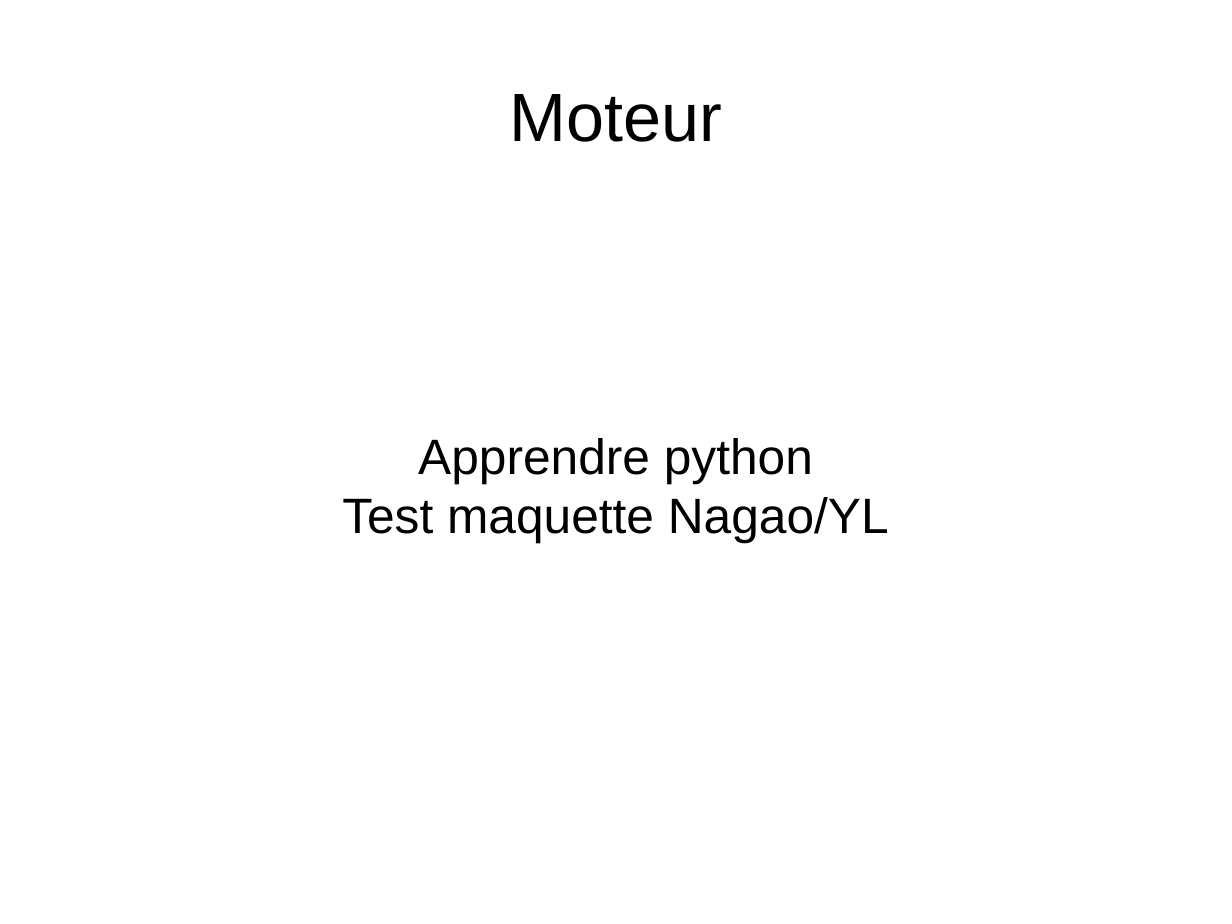
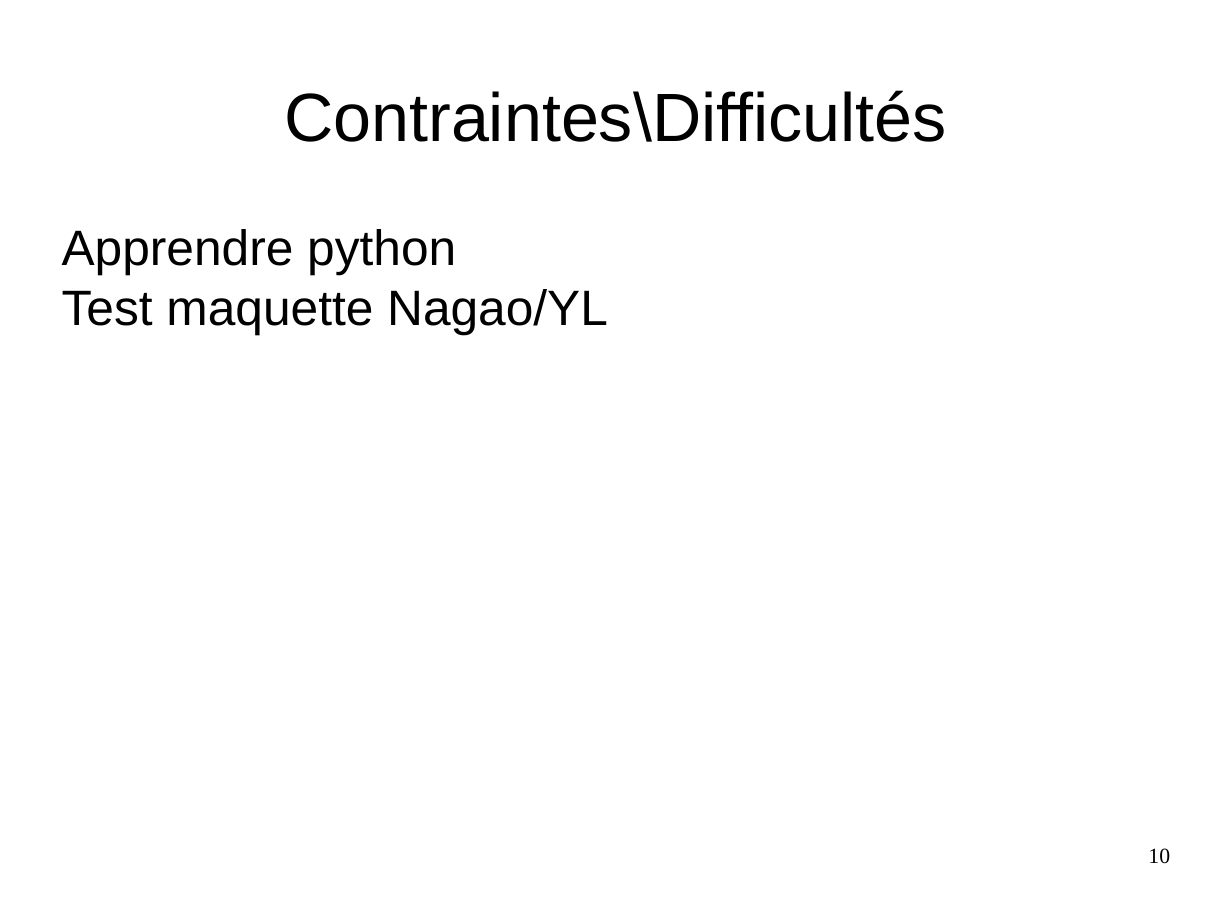
Before and after one commit to Sle3pingForest/StageL3, a slide deck: slide 10 of RapportAndre/pres.odp (slide 1 before the commit). Drawn at 1232x924 pixels with LibreOffice and Linux fonts; fonts in the diff are those of the drawing. Boxes give left, top, right and bottom in pixels: in the first picture for what was removed or moved away, otherwise in the second. Text is boxed around its words. In the diff, an @@ line names an element or a change of style, - is before the commit and + after.

```diff
--- a/RapportAndre/pres.odp
+++ b/RapportAndre/pres.odp
@@ title at box(284, 90, 946, 142): text changed @@
-Moteur
+Contraintes\Difficultés
@@ subtitle "Apprendre python" at box(62, 229, 608, 335): alignment centre to left; vertical alignment middle to top @@
@@ page number added at box(1148, 848, 1170, 864), 14 pt, text #000000 @@
+10
```
Also in this commit, not shown: 4 other slides changed, 5 slides added, 1 other file.
